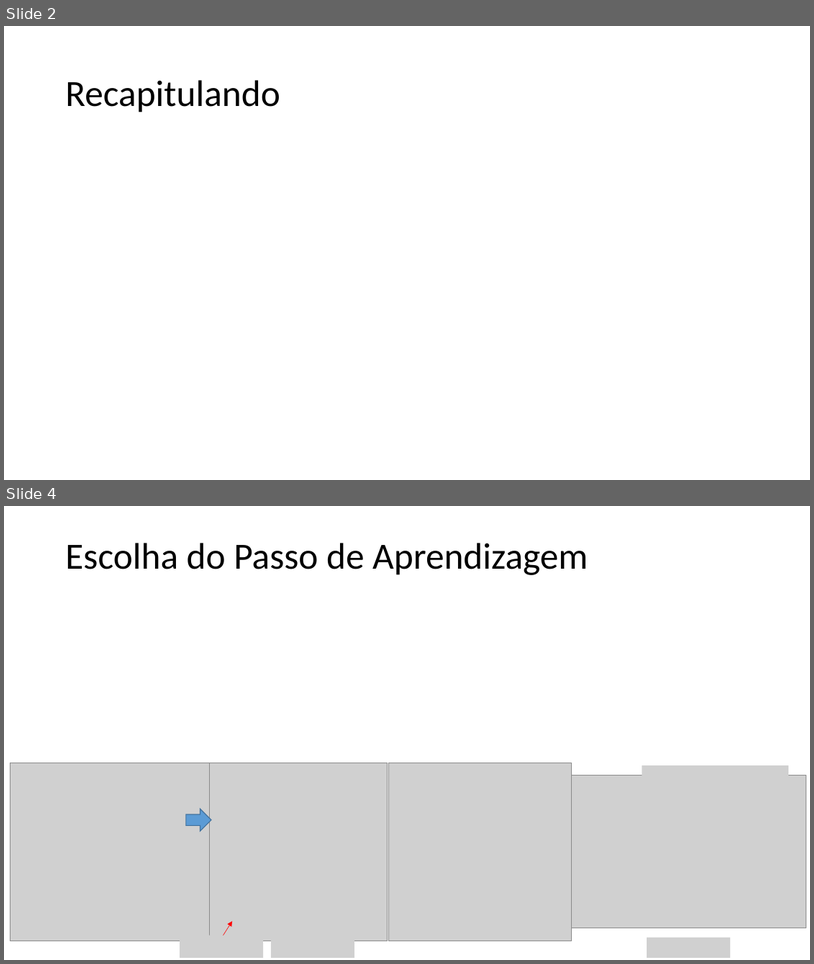
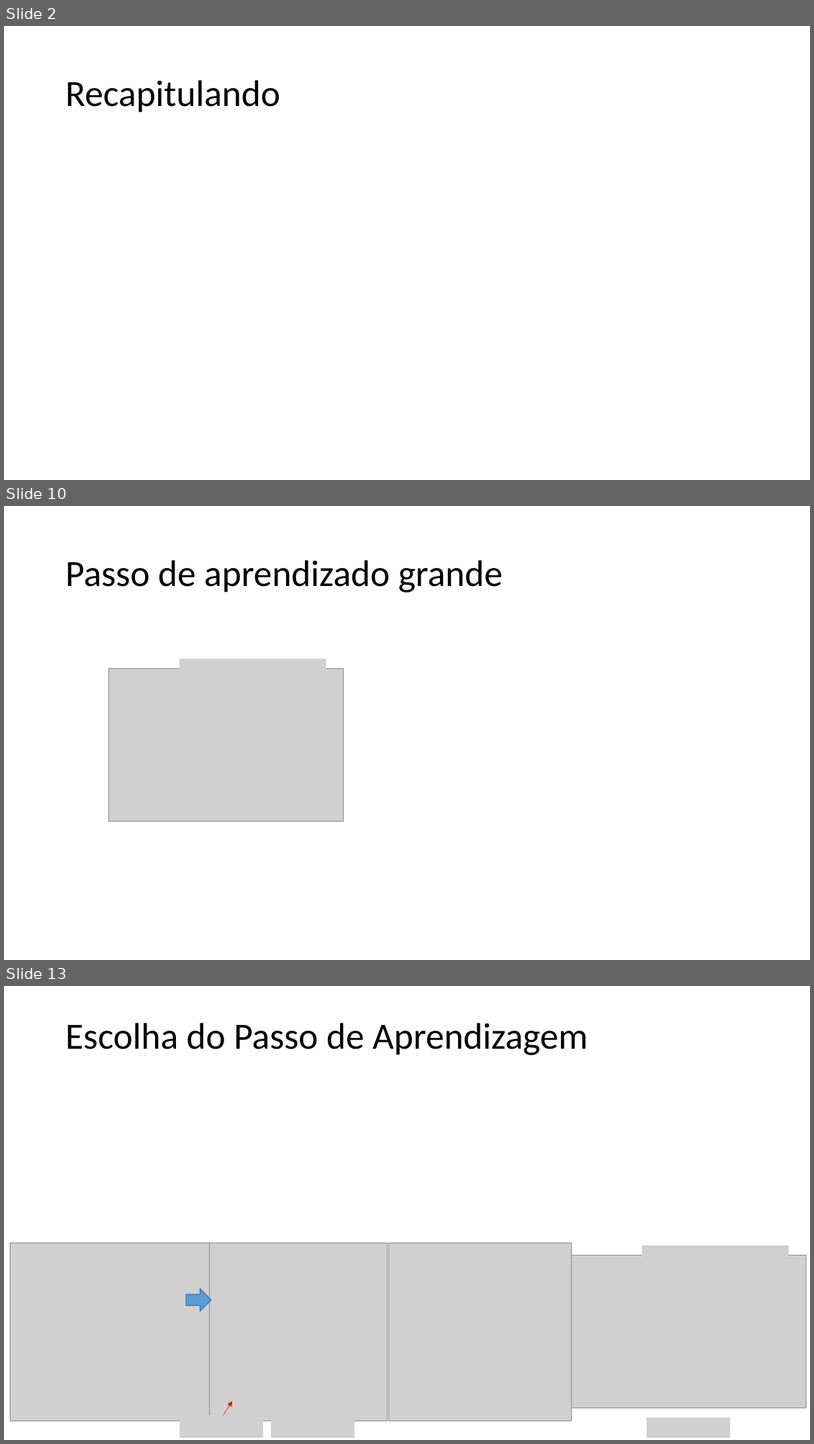
Before and after one commit to zz4fap/t319_aprendizado_de_maquina, a slide deck: slides/T319_Regressão_Linear (Parte III).pptx. Shown one above the other, each under a label of ours: slides 2 and 4 before the commit, slides 2, 10 and 13 after it; the slides between them are not shown. The pictures are 814x964 and 814x1444 pixels, drawn with LibreOffice and Linux fonts; fonts in the diff are those of the drawing; grey boxes stand for pictures. Boxes give left, top, right and bottom in pixels: in the first picture for what was removed or moved away, otherwise in the second. Text is boxed around its words. In the diff, an @@ line names an element or a change of style, - is before the commit and + after.

```diff
--- a/slides/T319_Regressão_Linear (Parte III).pptx
+++ b/slides/T319_Regressão_Linear (Parte III).pptx
@@ slide 10 added at (4,506,810,960), background #FFFFFF @@
@@ title added at (65,560,503,592), 44 pt, text #000000 @@
+Passo de aprendizado grande
@@ picture added at (108,668,343,821) @@
@@ picture added at (180,659,327,693) @@
@@ what was slide 4 is now slide 13 @@
```
Also in this commit, not shown: 2 slides changed, 8 other slides added, 4 other files.
